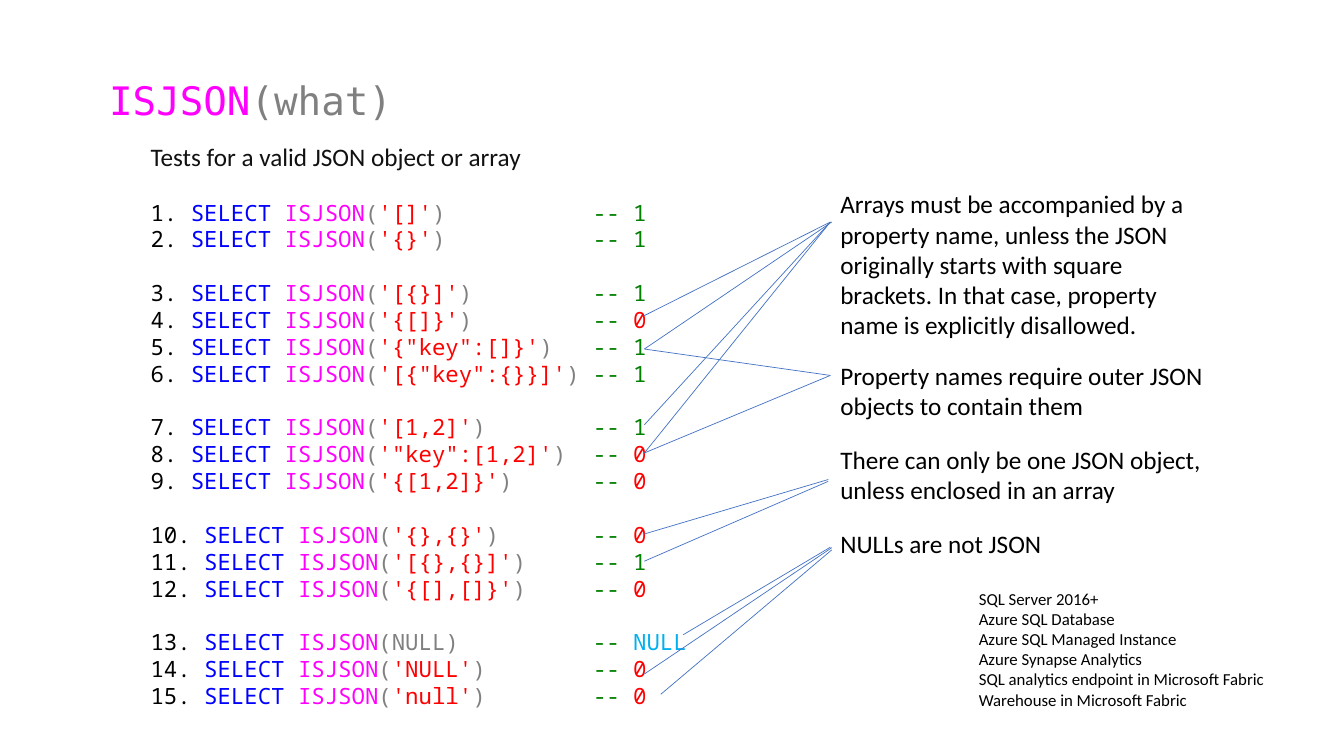
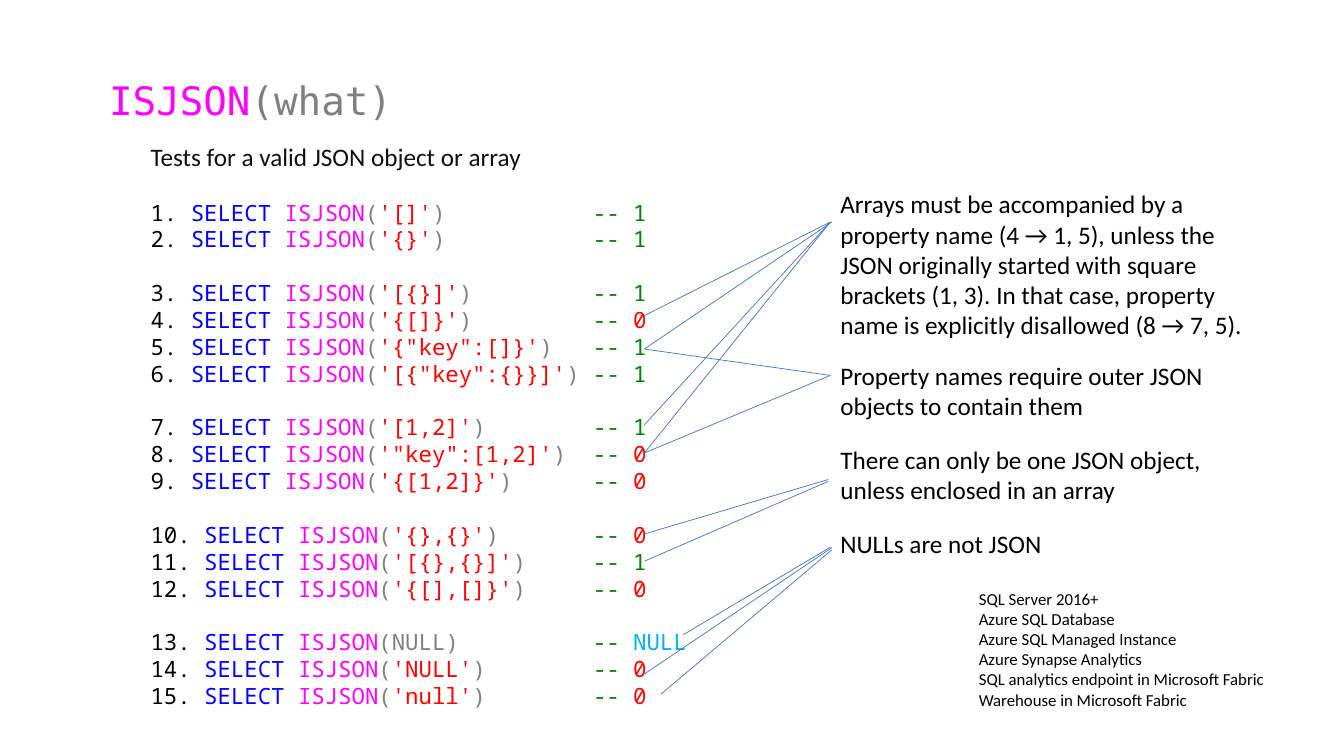
Before and after one commit to jbfoushee/MyPresentations, a slide deck: slide 29 of TSQL_JSON_Operators/TSQL_JSON_Operators.pptx (slide 32 before the commit). Drawn at 1344x756 pixels with LibreOffice and Linux fonts; fonts in the diff are those of the drawing. Boxes give left, top, right and bottom in pixels: in the first picture for what was removed or moved away, otherwise in the second. Text is boxed around its words. In the diff, an @@ line names an element or a change of style, - is before the commit and + after.

```diff
--- a/TSQL_JSON_Operators/TSQL_JSON_Operators.pptx
+++ b/TSQL_JSON_Operators/TSQL_JSON_Operators.pptx
@@ text at (840,195,1242,338): text changed @@
-Arrays must be accompanied by a property name, unless the JSON originally starts with square brackets. In that case, property name is explicitly disallowed.
+Arrays must be accompanied by a property name (4 → 1, 5), unless the JSON originally started with square brackets (1, 3). In that case, property name is explicitly disallowed (8 → 7, 5).
```
Also in this commit, not shown: 15 other slides changed, 4 slides added, 5 slides removed, 3 other files.
